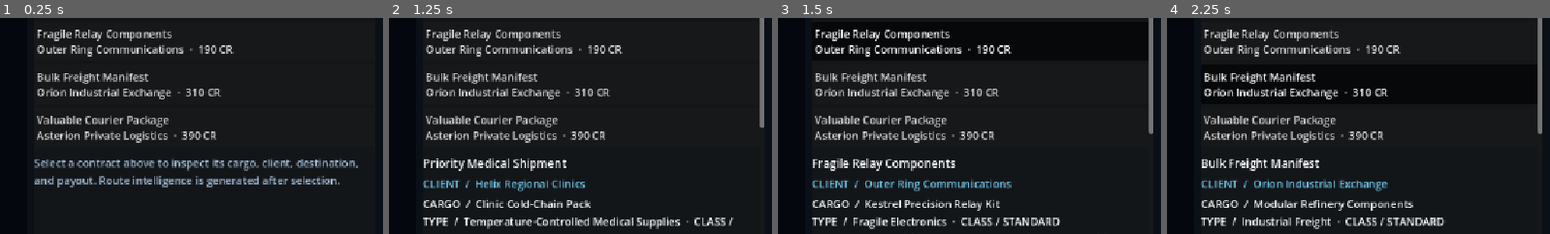
Above: before the commit, frames 1-4 (left to right).
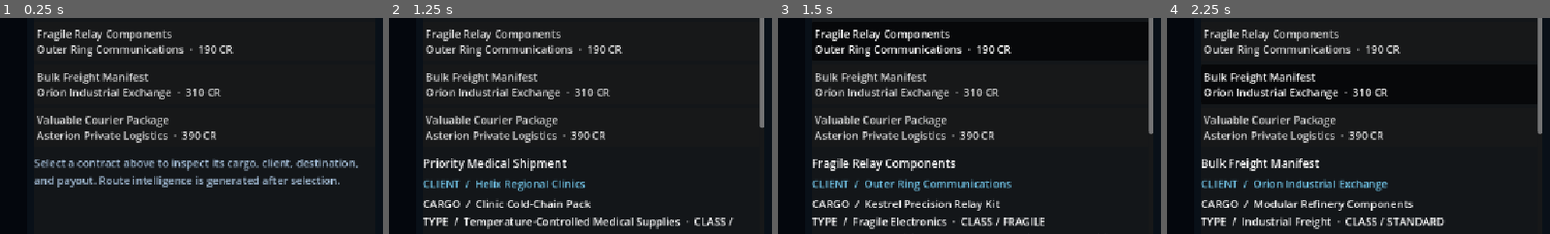
Above: after the commit, the same moments.

Repository: Bbran4/SpaceDelivery
Game: Godot game, scene res://scenes/hq.tscn
The game is run twice, just before and just after one commit, with the same random seed, the same clock (stepped at 60 frames per second) and the same inputs.
Inputs:
- Up to frame 1 (0.25 s): no input
- Up to frame 2 (1.25 s): click "Priority Medical Shipment Hel…" at 0.5 s
- Up to frame 3 (1.5 s): click "Fragile Relay Components Oute…" at 1.25 s
- Up to frame 4 (2.25 s): click "Bulk Freight Manifest Orion I…" at 2 s
The pictures show only the part of the screen within x 0-50%, y 39-89%; the shares and areas given below are measured in that part.

Frames 1-2 are identical in both runs. In frame 3, 0.4% of the frame differs, in the area x 58-74%, y 92-97%; in frame 4, nothing differs.

Commit message:
Set cargo variant 1 on mission resource

Diff:
--- a/resources/missions/fragile_relay_components.tres
+++ b/resources/missions/fragile_relay_components.tres
@@ -34,6 +34,7 @@
 client_name = "Outer Ring Communications"
 cargo_name = "Kestrel Precision Relay Kit"
 cargo_type = "Fragile Electronics"
+cargo_variant = 1
 cargo_description = "Precision relay components in shock-sensitive packaging. Any surviving shipment can be delivered, but full payment requires pristine condition."
 cargo_value_credits = 560
 cargo_damage_sensitivity = 1.3
